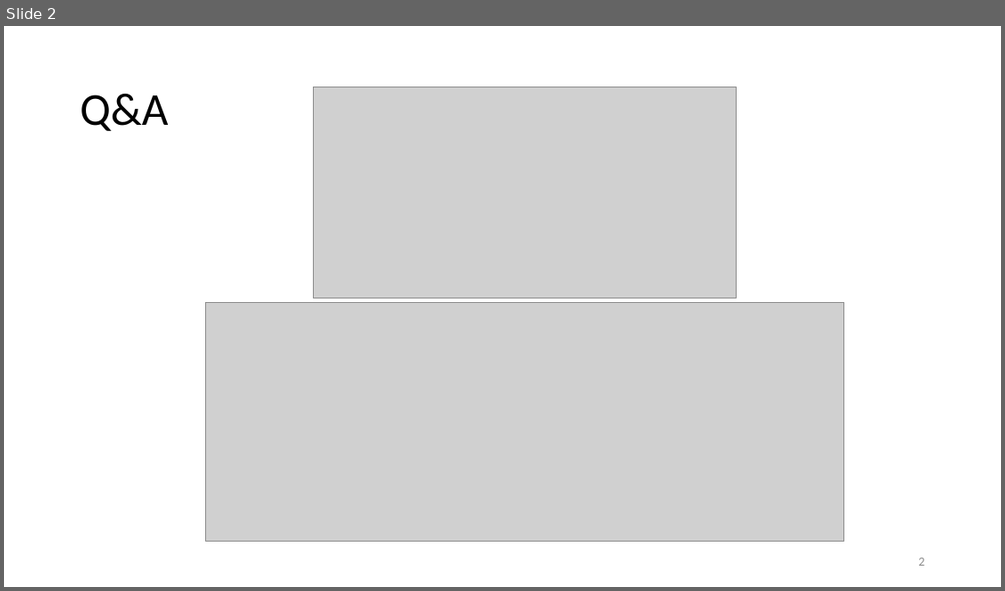
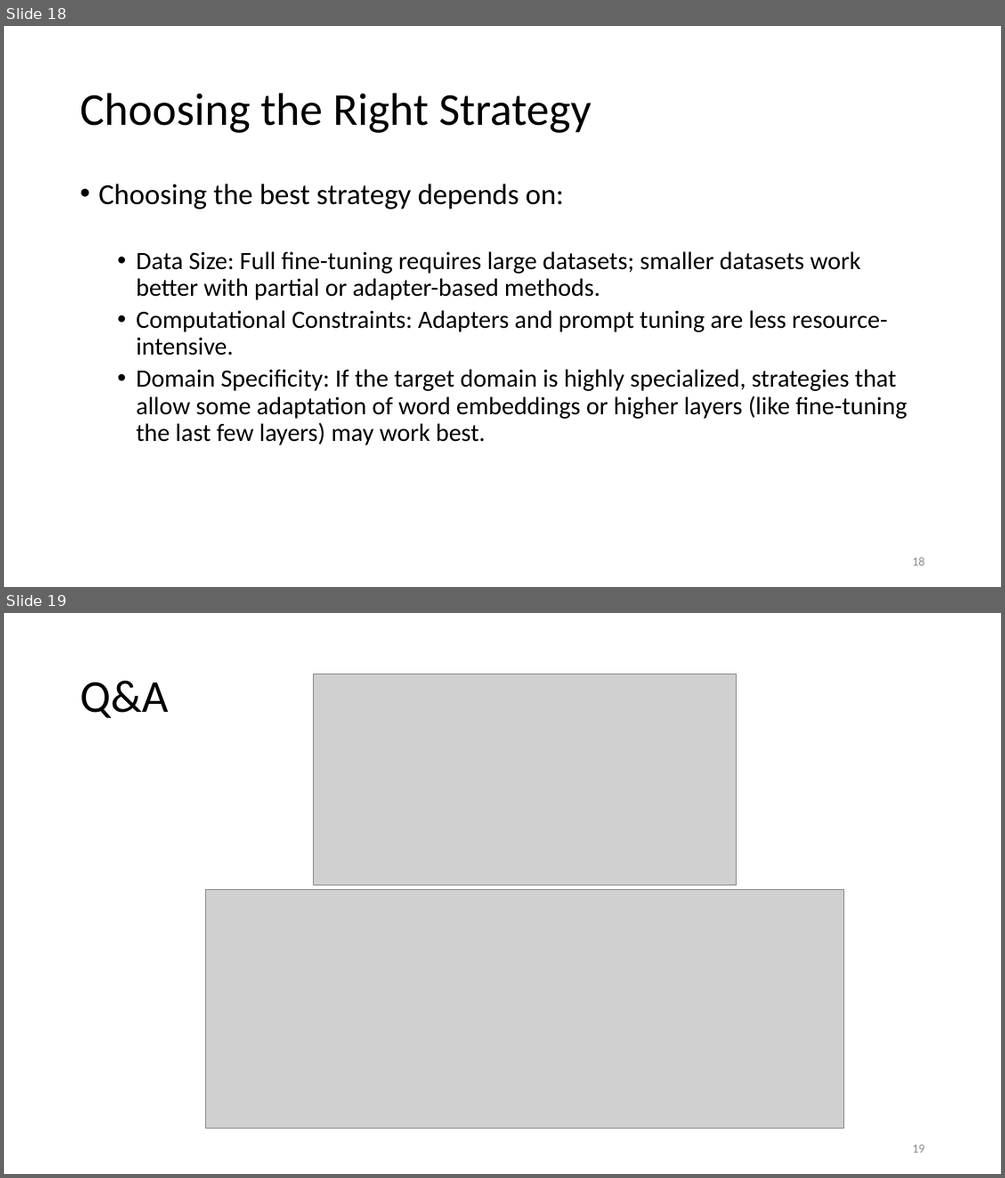
Before and after one commit to motazsaad/NLP-Seminar, a slide deck: slides/LLMs/Transfer learning (finetunning).pptx. Shown one above the other, each under a label of ours: slide 2 before the commit, slides 18 and 19 after it. The pictures are 1005x591 and 1005x1178 pixels, drawn with LibreOffice and Linux fonts; fonts in the diff are those of the drawing; grey boxes stand for pictures. Boxes give left, top, right and bottom in pixels: in the first picture for what was removed or moved away, otherwise in the second. Text is boxed around its words. In the diff, an @@ line names an element or a change of style, - is before the commit and + after.

```diff
--- a/slides/LLMs/Transfer learning (finetunning).pptx
+++ b/slides/LLMs/Transfer learning (finetunning).pptx
@@ slide 18 added at [4,26,1001,587], background #FFFFFF @@
@@ title added at [80,93,591,133], 44 pt, text #000000 @@
+Choosing the Right Strategy
@@ text added at [98,184,906,445], 24 pt, text #000000 @@
+• Choosing the best strategy depends on:
+  • Data Size: Full fine-tuning requires large datasets; smaller datasets work better with partial or adapter-based methods.
+  • Computational Constraints: Adapters and prompt tuning are less resource-intensive.
+  • Domain Specificity: If the target domain is highly specialized, strategies that allow some adaptation of word embeddings or higher layers (like fine-tuning the last few layers) may work best.
@@ page number added at [912,556,924,565], 12 pt, text #8C8C8C @@
+18
@@ what was slide 2 is now slide 19 @@
@@ page number at [912,1144,924,1152]: text changed @@
-2
+19
```
Also in this commit, not shown: 16 other slides added.
